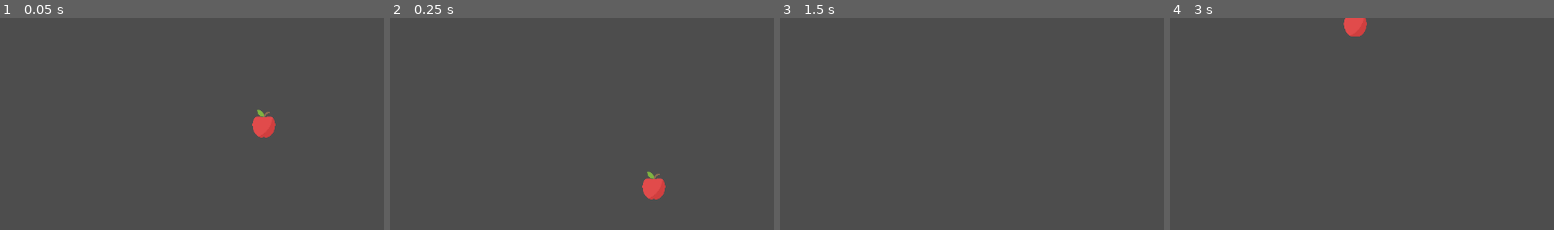
Above: before the commit, frames 1-4 (left to right).
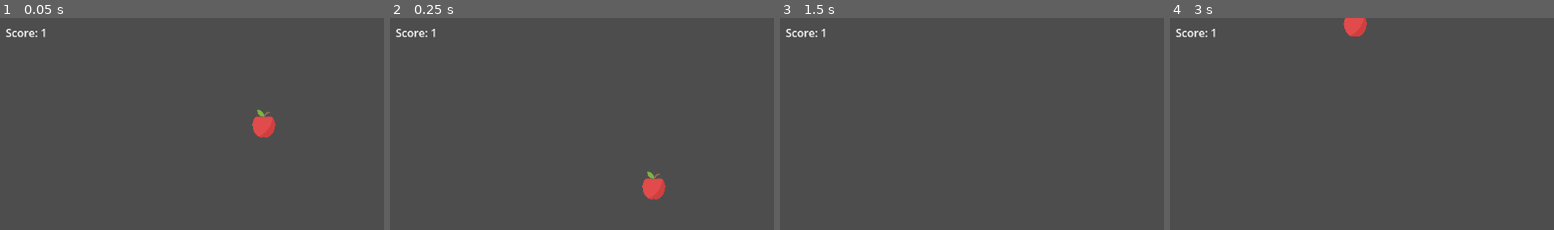
Above: after the commit, the same moments.

Repository: tinnedanchovies/godot-apple-basket
Game: Godot game, scene res://level_1.tscn
Same seed, same stepped clock (60 frames per second), same inputs: the game is played once before the commit and once after it. The project has no main scene, so this scene is started directly.
Inputs:
- Up to frame 1 (0.05 s): no input
- Up to frame 2 (0.25 s): no input
- Up to frame 3 (1.5 s): tap Enter at 0.5 s; hold Right 0.53-1.28 s; tap Space at 1.25 s; hold Left from 1.28 s (still down)
- Up to frame 4 (3 s): tap Enter at 2 s; release Left at 2.03 s; hold Right from 2.03 s (still down); tap Space at 2.75 s
The pictures show only the part of the screen within x 0-50%, y 0-50%; the shares and areas given below are measured in that part.

The runs differ from the first frame. In frame 1, 0.2% of the frame differs, in the area x 1-12%, y 5-10%; in frame 2, 0.2%; in frame 3, 0.2%; in frame 4, 0.2%.

Commit message:
Added Levels 1-3, Added Globals script, fixed score

Diff:
--- a/godot-apple-dropper/apple2.gd
+++ b/godot-apple-dropper/apple2.gd
@@ -2,10 +2,8 @@
 
 var gravity = 30
 var score = 0
-var score_label
 
 func _ready():
-	score_label = get_node("/root/Node2D/ScoreLabel")
 	velocity = Vector2(0, 200)
 
 func _physics_process(delta):
@@ -21,5 +19,4 @@
 	position.y = 0
 	position.x = randi_range(0, 1500)
 	velocity.y = 200
-	score = score + 1
-	score_label.text = str(score)
+	Globals.score = Globals.score + 1
--- /dev/null
+++ b/godot-apple-dropper/globals.gd
@@ -0,0 +1,3 @@
+extends Node
+
+var score = 1
--- a/godot-apple-dropper/level_1.tscn
+++ b/godot-apple-dropper/level_1.tscn
@@ -1,7 +1,8 @@
-[gd_scene load_steps=3 format=3 uid="uid://d0w16kvy5ld80"]
+[gd_scene load_steps=4 format=3 uid="uid://6fqvgma5j1qx"]
 
-[ext_resource type="PackedScene" uid="uid://crebgtatpgp6o" path="res://apple.tscn" id="1_hbghi"]
+[ext_resource type="PackedScene" uid="uid://d2o3yn18md2wy" path="res://apple.tscn" id="1_hbghi"]
 [ext_resource type="PackedScene" uid="uid://cp4vh8klfw13f" path="res://basket.tscn" id="2_hn12h"]
+[ext_resource type="PackedScene" uid="uid://dv5o1w3ocbfpn" path="res://score_label.tscn" id="3_hn12h"]
 
 [node name="level_1" type="Node2D"]
 
@@ -10,3 +11,11 @@
 
 [node name="Basket" parent="." instance=ExtResource("2_hn12h")]
 position = Vector2(407, 421)
+
+[node name="score_board" parent="." instance=ExtResource("3_hn12h")]
+offset_left = 17.0
+offset_top = 10.0
+offset_right = 17.0
+offset_bottom = 10.0
+
+[connection signal="body_entered" from="Basket" to="score_board" method="_on_basket_body_entered"]
--- /dev/null
+++ b/godot-apple-dropper/level_2.tscn
@@ -0,0 +1,21 @@
+[gd_scene load_steps=4 format=3 uid="uid://dfjbwsohf2o5v"]
+
+[ext_resource type="PackedScene" uid="uid://d2o3yn18md2wy" path="res://apple.tscn" id="1_xdadj"]
+[ext_resource type="PackedScene" uid="uid://cp4vh8klfw13f" path="res://basket.tscn" id="2_1y8me"]
+[ext_resource type="PackedScene" uid="uid://dv5o1w3ocbfpn" path="res://score_label.tscn" id="3_n7ypv"]
+
+[node name="level_2" type="Node2D"]
+
+[node name="Apple" parent="." instance=ExtResource("1_xdadj")]
+position = Vector2(395, 144)
+
+[node name="Basket" parent="." instance=ExtResource("2_1y8me")]
+position = Vector2(407, 421)
+
+[node name="score_board" parent="." instance=ExtResource("3_n7ypv")]
+offset_left = 17.0
+offset_top = 10.0
+offset_right = 17.0
+offset_bottom = 10.0
+
+[connection signal="body_entered" from="Basket" to="score_board" method="_on_basket_body_entered"]
--- /dev/null
+++ b/godot-apple-dropper/level_3.tscn
@@ -0,0 +1,21 @@
+[gd_scene load_steps=4 format=3 uid="uid://drmfe0tp3dka3"]
+
+[ext_resource type="PackedScene" uid="uid://d2o3yn18md2wy" path="res://apple.tscn" id="1_16pka"]
+[ext_resource type="PackedScene" uid="uid://cp4vh8klfw13f" path="res://basket.tscn" id="2_j8bo8"]
+[ext_resource type="PackedScene" uid="uid://dv5o1w3ocbfpn" path="res://score_label.tscn" id="3_1jdk1"]
+
+[node name="level_3" type="Node2D"]
+
+[node name="Apple" parent="." instance=ExtResource("1_16pka")]
+position = Vector2(395, 144)
+
+[node name="Basket" parent="." instance=ExtResource("2_j8bo8")]
+position = Vector2(407, 421)
+
+[node name="score_board" parent="." instance=ExtResource("3_1jdk1")]
+offset_left = 17.0
+offset_top = 10.0
+offset_right = 17.0
+offset_bottom = 10.0
+
+[connection signal="body_entered" from="Basket" to="score_board" method="_on_basket_body_entered"]
--- a/godot-apple-dropper/project.godot
+++ b/godot-apple-dropper/project.godot
@@ -13,3 +13,7 @@
 config/name="godot-apple-dropper"
 config/features=PackedStringArray("4.4", "Forward Plus")
 config/icon="res://icon.svg"
+
+[autoload]
+
+Globals="*res://globals.gd"
--- a/godot-apple-dropper/score_label.gd
+++ b/godot-apple-dropper/score_label.gd
@@ -1 +1,10 @@
-extends Label
+extends Control
+
+var score = 0
+
+func _process(delta: float) -> void:
+	$score.text = "Score: " + str(Globals.score)
+
+
+func _on_basket_body_entered(body: Node2D) -> void:
+	Globals.score = Globals.score + 1
--- /dev/null
+++ b/godot-apple-dropper/score_label.tscn
@@ -0,0 +1,17 @@
+[gd_scene load_steps=2 format=3 uid="uid://dv5o1w3ocbfpn"]
+
+[ext_resource type="Script" uid="uid://dql40i0eqsei6" path="res://score_label.gd" id="1_uhy7g"]
+
+[node name="score_board" type="Control"]
+layout_mode = 3
+anchors_preset = 15
+anchor_right = 1.0
+anchor_bottom = 1.0
+grow_horizontal = 2
+grow_vertical = 2
+script = ExtResource("1_uhy7g")
+
+[node name="score" type="Label" parent="."]
+layout_mode = 0
+offset_right = 40.0
+offset_bottom = 23.0
Not shown: 1 places in godot-apple-dropper/apple.tscn that only renumber resources
Not shown, added: godot-apple-dropper/globals.gd.uid
